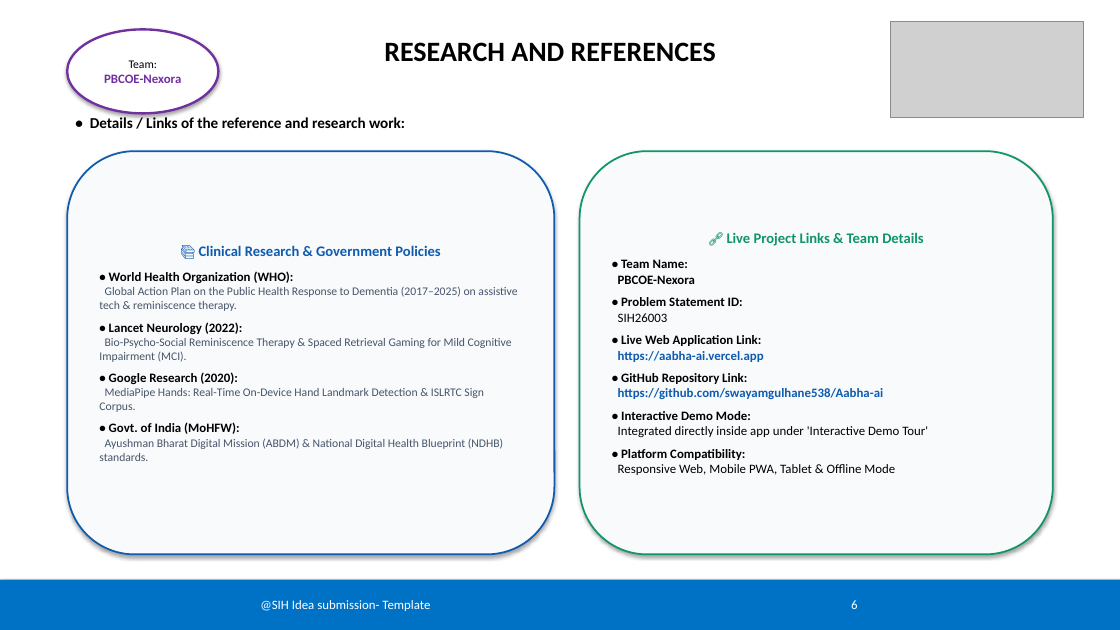
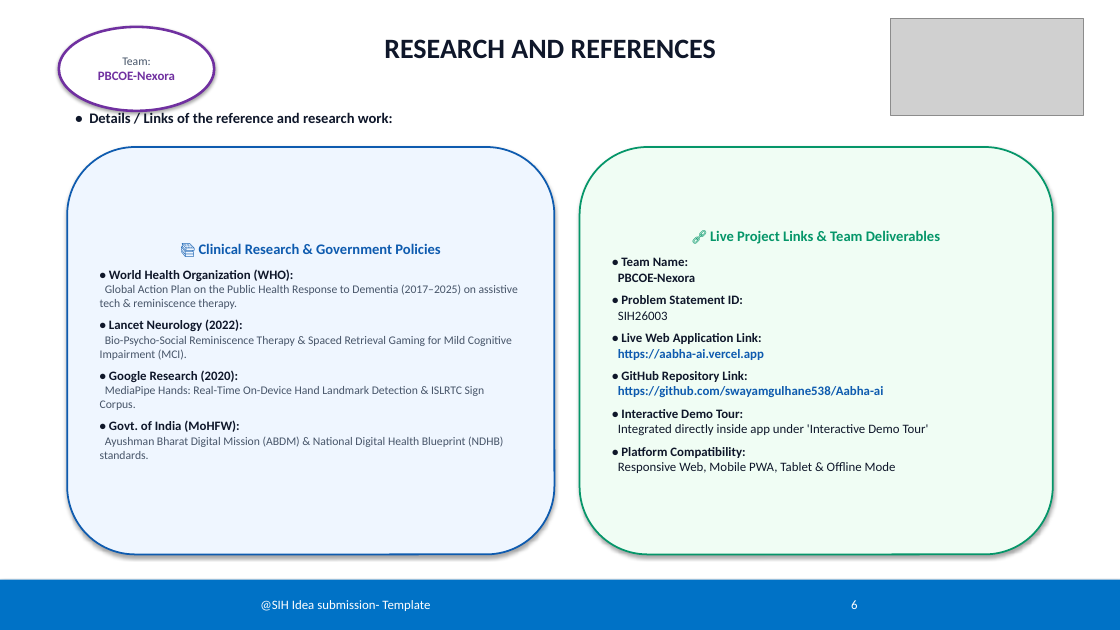
Before and after one commit to swayamgulhane538/Aabha-ai, a slide deck: slide 6 of SIH_2025_PBCOE_Nexora_AABHA_AI.pptx. Drawn at 1120x630 pixels with LibreOffice and Linux fonts; fonts in the diff are those of the drawing; grey boxes stand for pictures. Boxes give left, top, right and bottom in pixels: in the first picture for what was removed or moved away, otherwise in the second. Text is boxed around its words. In the diff, an @@ line names an element or a change of style, - is before the commit and + after.

Commit message:
Generate Judge-Winning SIH 2025 presentation for Team PBCOE-Nexora with high impact visual cards, flowcharts and metrics

```diff
--- a/SIH_2025_PBCOE_Nexora_AABHA_AI.pptx
+++ b/SIH_2025_PBCOE_Nexora_AABHA_AI.pptx
@@ ellipse "Team:": place and size @@
-ellipse "Team:" at [67,29,218,113]
+ellipse "Team:" at [59,27,214,111]
@@ ellipse "Team:" at [59,27,214,111]: outline #7030A0 2 pt to #7030A0 2.2 pt @@
@@ text "RESEARCH AND REFERENCES" at [384,39,716,58]: text colour #000000 to #0F172A @@
@@ text in ellipse at [122,57,150,65]: text colour #000000 to #475569 in "Team:" @@
@@ text "• Details / Links of ..." at [89,111,393,123]: size 13 to 12.5 pt, text colour #000000 to #0F172A @@
@@ rounded rectangle "📚 Clinical Research & Government ...": place and size @@
-rounded rectangle "📚 Clinical Research & Government ..." at [67,151,555,555]
+rounded rectangle "📚 Clinical Research & Government ..." at [67,147,555,555]
@@ rounded rectangle "📚 Clinical Research & Government ..." at [67,147,555,555]: fill #F8FAFC to #EFF6FF @@
@@ rounded rectangle "🔗 Live Project Links & ...": place and size @@
-rounded rectangle "🔗 Live Project Links & ..." at [580,151,1053,555]
+rounded rectangle "🔗 Live Project Links & ..." at [580,147,1053,555]
@@ rounded rectangle "🔗 Live Project Links & ..." at [580,147,1053,555]: fill #F8FAFC to #F0FDF4; outline #109566 1.5 pt to #059669 1.5 pt @@
@@ text in rounded rectangle at [710,230,940,244]: text changed; text colour #109566 to #059669 @@
-🔗 Live Project Links & Team Details
+🔗 Live Project Links & Team Deliverables
@@ text in rounded rectangle at [109,269,294,432]: text colour #000000 to #0F172A in "• World Health Organization (WHO):", "• Lancet Neurology (2022):", "• Google Research (2020):", "• Govt. of India (MoHFW):" @@
@@ text in rounded rectangle at [618,257,929,473]: text colour #000000 to #0F172A in "• Team Name:", "PBCOE-Nexora", "• Problem Statement ID:", "SIH26003" and 5 more places @@
@@ text in rounded rectangle at [621,409,743,418]: text changed; text colour #000000 to #0F172A @@
-• Interactive Demo Mode:
+• Interactive Demo Tour:
```
Also in this commit, not shown: 5 other slides changed, 1 other file.
